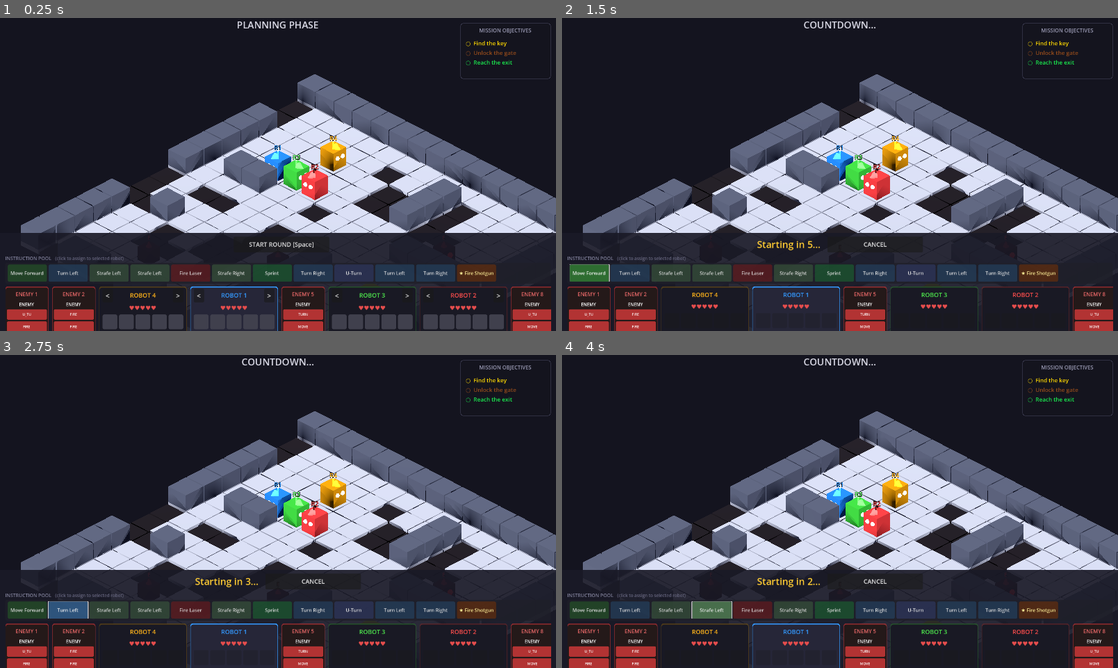
Above: before the commit, frames 1-4 (two rows, left to right).
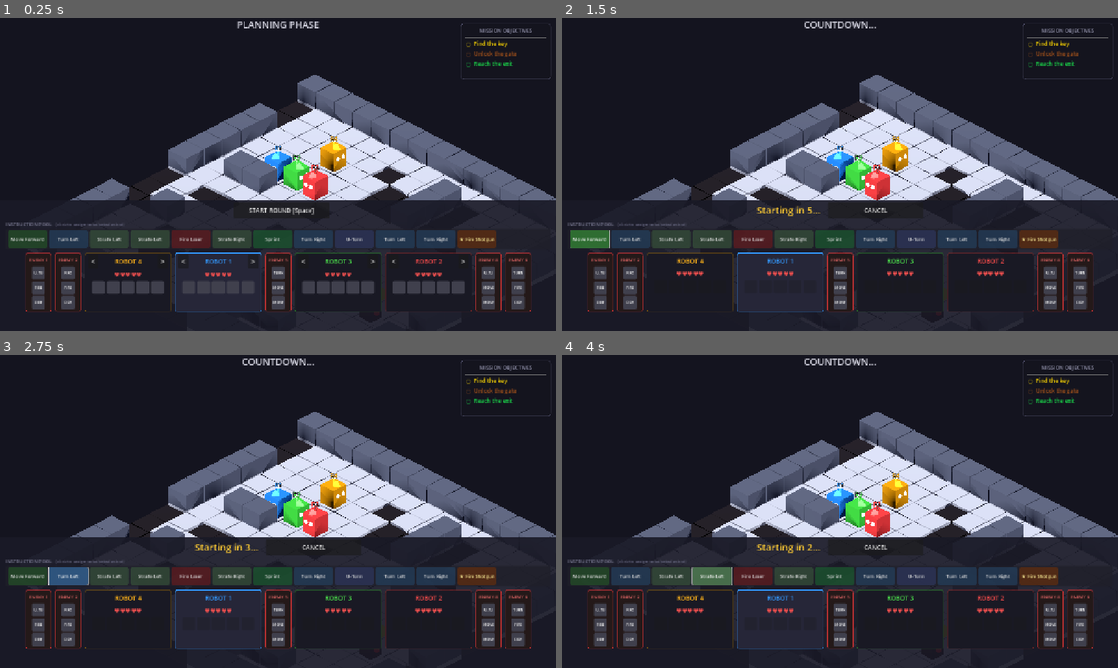
Above: after the commit, the same moments.

Repository: afaucher/goto
Game: Godot game, scene res://scenes/main.tscn
Same seed, same stepped clock (60 frames per second), same inputs: the game is played once before the commit and once after it.
Inputs:
- Up to frame 1 (0.25 s): no input
- Up to frame 2 (1.5 s): click "START ROUND [Space]" at 0.5 s; click "Move Forward" at 1.25 s
- Up to frame 3 (2.75 s): click "Turn Left" at 2 s
- Up to frame 4 (4 s): click "Strafe Left" at 2.75 s; click "Strafe Left" at 3.5 s

The runs differ from the first frame. In frame 1, 28% of the frame differs, in the area x 1-100%, y 1-100%; in frame 2, 24%; in frame 3, 24%; in frame 4, 24%.

Commit message:
Finalize documentation and UI refinements
- Added gameplay screenshot to README.md.
- Refined enemy HUD panels with square instruction slots (matching player style).
- Narrowed enemy panels for better spatial efficiency.
- Finalized bottom HUD layout scaling and offsets.

Diff:
--- a/project.godot
+++ b/project.godot
@@ -24,7 +24,7 @@
 
 window/size/viewport_width=1280
 window/size/viewport_height=720
-window/stretch/mode="disabled"
+window/stretch/mode="canvas_items"
 window/stretch/aspect="expand"
 
 [input]
--- a/scripts/hud.gd
+++ b/scripts/hud.gd
@@ -168,12 +168,12 @@
 	bp_style.bg_color = BG_COLOR
 	bp_style.content_margin_left = 12
 	bp_style.content_margin_right = 12
-	bp_style.content_margin_top = 8
-	bp_style.content_margin_bottom = 8
+	bp_style.content_margin_top = 4
+	bp_style.content_margin_bottom = 4
 	bottom_panel.add_theme_stylebox_override("panel", bp_style)
 	bottom_panel.set_anchors_and_offsets_preset(Control.PRESET_BOTTOM_WIDE)
 	# Explicit height from bottom
-	bottom_panel.offset_top = -225
+	bottom_panel.offset_top = -300
 	bottom_panel.offset_bottom = 0
 	root.add_child(bottom_panel)
 
@@ -233,7 +233,7 @@
 	pool_style.content_margin_top = 4
 	pool_style.content_margin_bottom = 4
 	pool_panel.add_theme_stylebox_override("panel", pool_style)
-	pool_panel.custom_minimum_size = Vector2(0, 48)
+	pool_panel.custom_minimum_size = Vector2(0, 40)
 	pool_section.add_child(pool_panel)
 
 	var pool_scroll := ScrollContainer.new()
@@ -249,7 +249,7 @@
 	var execution_scroll := ScrollContainer.new()
 	execution_scroll.horizontal_scroll_mode = ScrollContainer.SCROLL_MODE_AUTO
 	execution_scroll.vertical_scroll_mode = ScrollContainer.SCROLL_MODE_DISABLED
-	execution_scroll.custom_minimum_size = Vector2(0, 145)
+	execution_scroll.custom_minimum_size = Vector2(0, 160)
 	bottom_vbox.add_child(execution_scroll)
 
 	_execution_panels_container = HBoxContainer.new()
@@ -330,7 +330,7 @@
 	var slot_buttons: Array = []
 	for slot_idx: int in range(Robot.MAX_HP):
 		var slot_btn := Button.new()
-		slot_btn.custom_minimum_size = Vector2(34, 34)
+		slot_btn.custom_minimum_size = Vector2(30, 30)
 		slot_btn.text = ""
 		slot_btn.add_theme_font_size_override("font_size", 8)
 		var slot_style := StyleBoxFlat.new()
@@ -354,7 +354,7 @@
 
 func _create_enemy_panel(enemy: Enemy, order_index: int) -> PanelContainer:
 	var panel_bg := PanelContainer.new()
-	panel_bg.custom_minimum_size = Vector2(100, 0)
+	panel_bg.custom_minimum_size = Vector2(60, 0)
 	var bg_style := StyleBoxFlat.new()
 	bg_style.bg_color = Color(0.14, 0.1, 0.1)
 	bg_style.border_color = Color(0.8, 0.2, 0.2, 0.6)
@@ -381,19 +381,12 @@
 	var header_btn := Button.new()
 	header_btn.name = "Button"
 	header_btn.text = "ENEMY %d" % (order_index + 1)
-	header_btn.add_theme_font_size_override("font_size", 12)
+	header_btn.add_theme_font_size_override("font_size", 10)
 	header_btn.add_theme_color_override("font_color", Color(0.9, 0.4, 0.4))
-	header_btn.custom_minimum_size = Vector2(80, 24)
+	header_btn.custom_minimum_size = Vector2(50, 20)
 	header_btn.flat = true
 	header_btn.pressed.connect(_on_entity_header_pressed.bind(enemy))
 	inner_vbox.add_child(header_btn)
-
-	# HP or Status (Minimal)
-	var hp_label := Label.new()
-	hp_label.text = "ENEMY"
-	hp_label.add_theme_font_size_override("font_size", 10)
-	hp_label.horizontal_alignment = HORIZONTAL_ALIGNMENT_CENTER
-	inner_vbox.add_child(hp_label)
 
 	# Instruction slots (STAKED VERTICALLY for narrowness)
 	var slots_vbox := VBoxContainer.new()
@@ -403,13 +396,13 @@
 
 	for j in range(enemy.intent_buffer.size()):
 		var slot_panel := Panel.new()
-		slot_panel.custom_minimum_size = Vector2(0, 24)
+		slot_panel.custom_minimum_size = Vector2(30, 30)
+		slot_panel.size_flags_horizontal = Control.SIZE_SHRINK_CENTER
 		var slot_style := StyleBoxFlat.new()
 		var type := enemy.intent_buffer[j]
-		if type == Instruction.Type.WAIT:
-			slot_style.bg_color = Color(0.2, 0.2, 0.2)
-		else:
-			slot_style.bg_color = Color(0.7, 0.2, 0.2)
+
+		# User requested grey squares like the player (SLOT_EMPTY)
+		slot_style.bg_color = SLOT_EMPTY
 		slot_style.corner_radius_top_left = 3
 		slot_style.corner_radius_top_right = 3
 		slot_style.corner_radius_bottom_left = 3
Binary file added: docs/image.png
Not shown, changed: README.md
